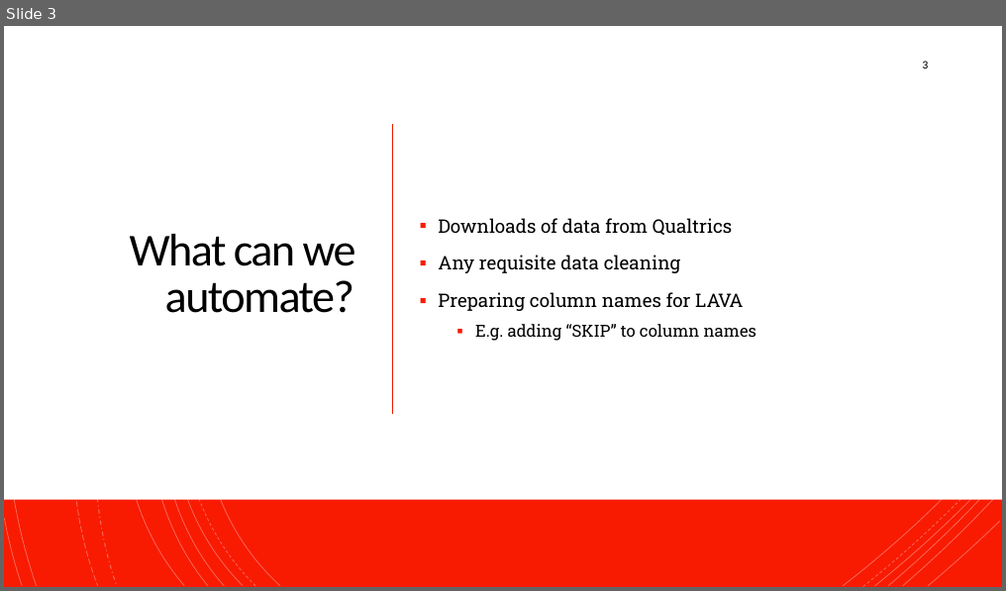
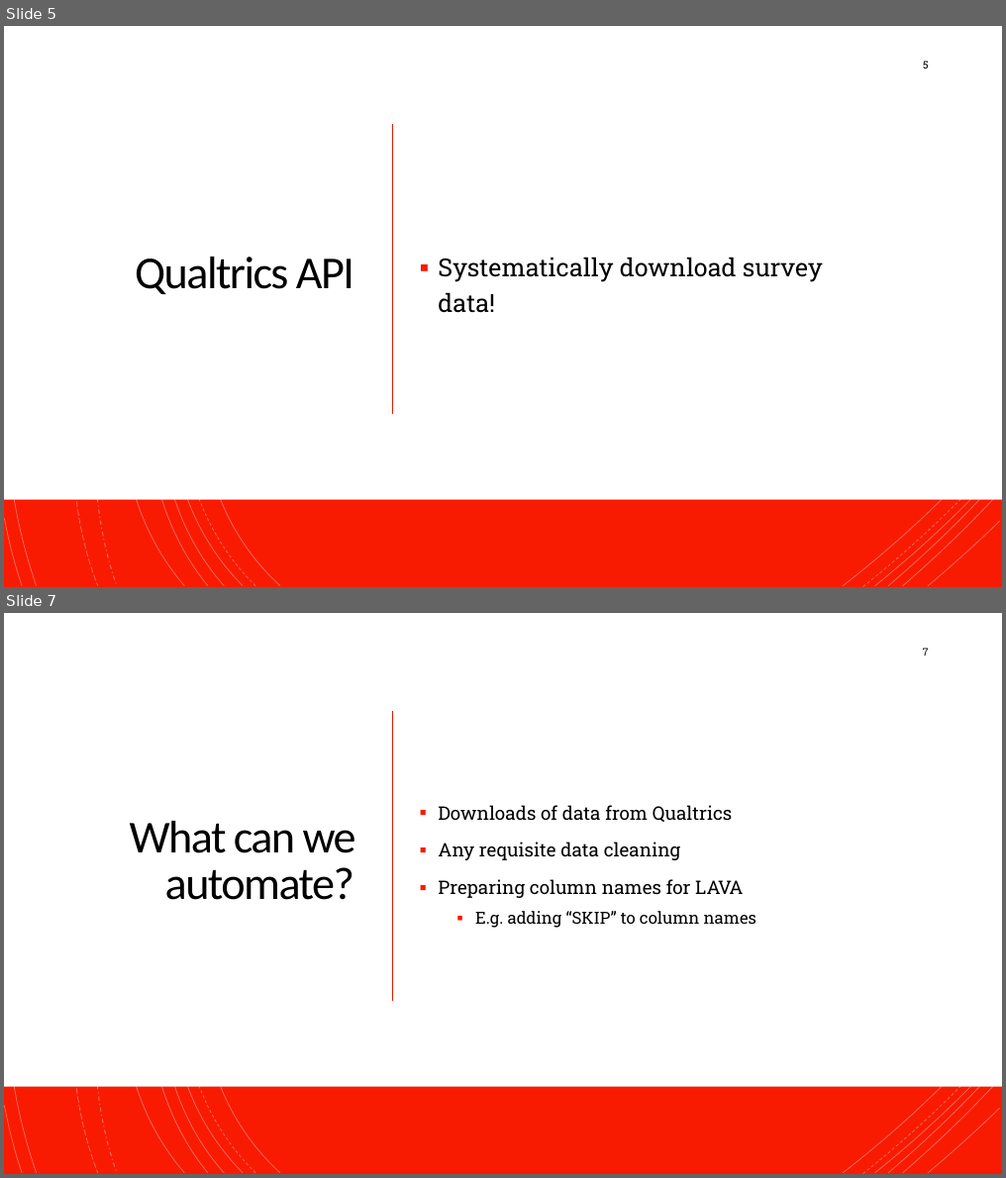
Before and after one commit to NeuroShepherd/R_Coding_Presentations, a slide deck: Automating LAVA Uploads with R/Automating Qualtrics Uploads to LAVA with R.pptx. Shown one above the other, each under a label of ours: slide 3 before the commit, slides 5 and 7 after it; the slides between them are not shown. The pictures are 1006x591 and 1006x1178 pixels, drawn with LibreOffice and Linux fonts; fonts in the diff are those of the drawing. Boxes give left, top, right and bottom in pixels: in the first picture for what was removed or moved away, otherwise in the second. Text is boxed around its words. In the diff, an @@ line names an element or a change of style, - is before the commit and + after.

Commit message:
Almost complete version of Qualtrics API presentaiton; photos for said pres.

```diff
--- a/Automating LAVA Uploads with R/Automating Qualtrics Uploads to LAVA with R.pptx
+++ b/Automating LAVA Uploads with R/Automating Qualtrics Uploads to LAVA with R.pptx
@@ slide 5 added at bbox=[4, 26, 1002, 587], background #FFFFFF; not listed: 18 template elements that a slide beside it also shows @@
@@ rectangle added at bbox=[4, 26, 1002, 587], fill #F81B02 @@
@@ rectangle added at bbox=[4, 26, 1002, 500], fill #FFFFFF @@
@@ group added at bbox=[4, 26, 1000, 587]: 21 freeform shapes @@
@@ page number added at bbox=[923, 61, 929, 69], 10 pt, text #000000 @@
+5
@@ line added from (393, 124) to (393, 414), #ED1A02 1 pt @@
@@ title added at bbox=[135, 257, 354, 294], 44 pt, text #000000 @@
+Qualtrics API
@@ text added at bbox=[438, 257, 823, 313], 24 pt, text #000000 @@
+▪ Systematically download survey data!
@@ what was slide 3 is now slide 7 @@
@@ page number at bbox=[923, 648, 929, 656]: text changed @@
-3
+7
```
Also in this commit, not shown: 3 slides changed, 3 other slides added, 9 other files.
